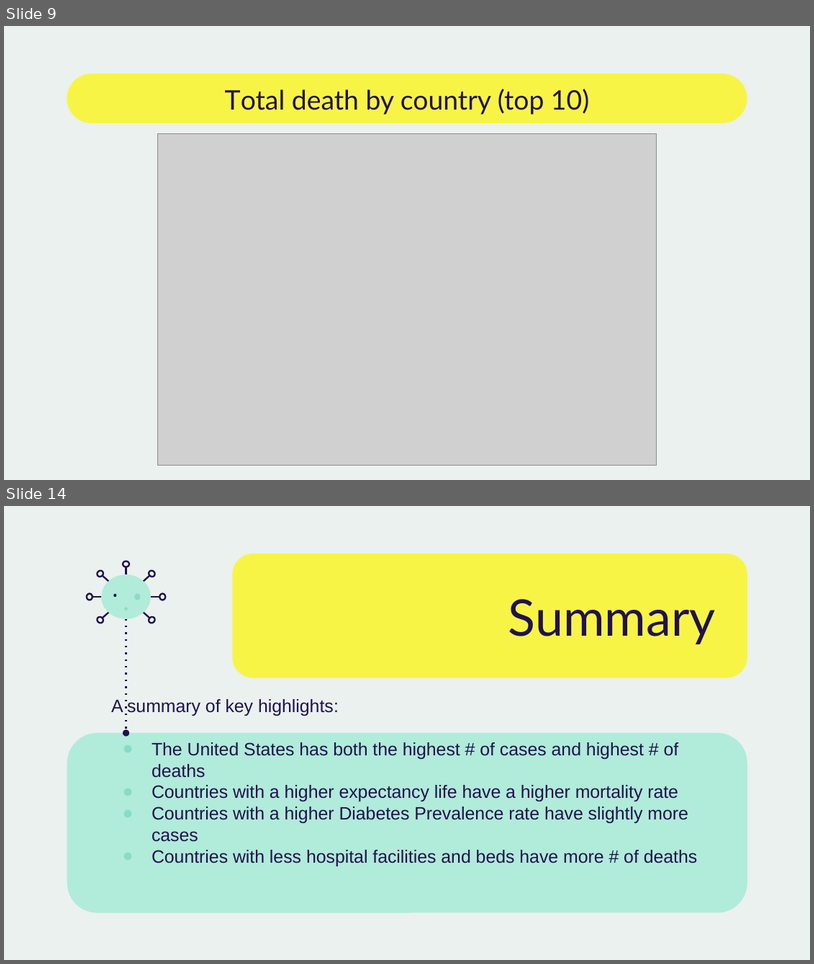
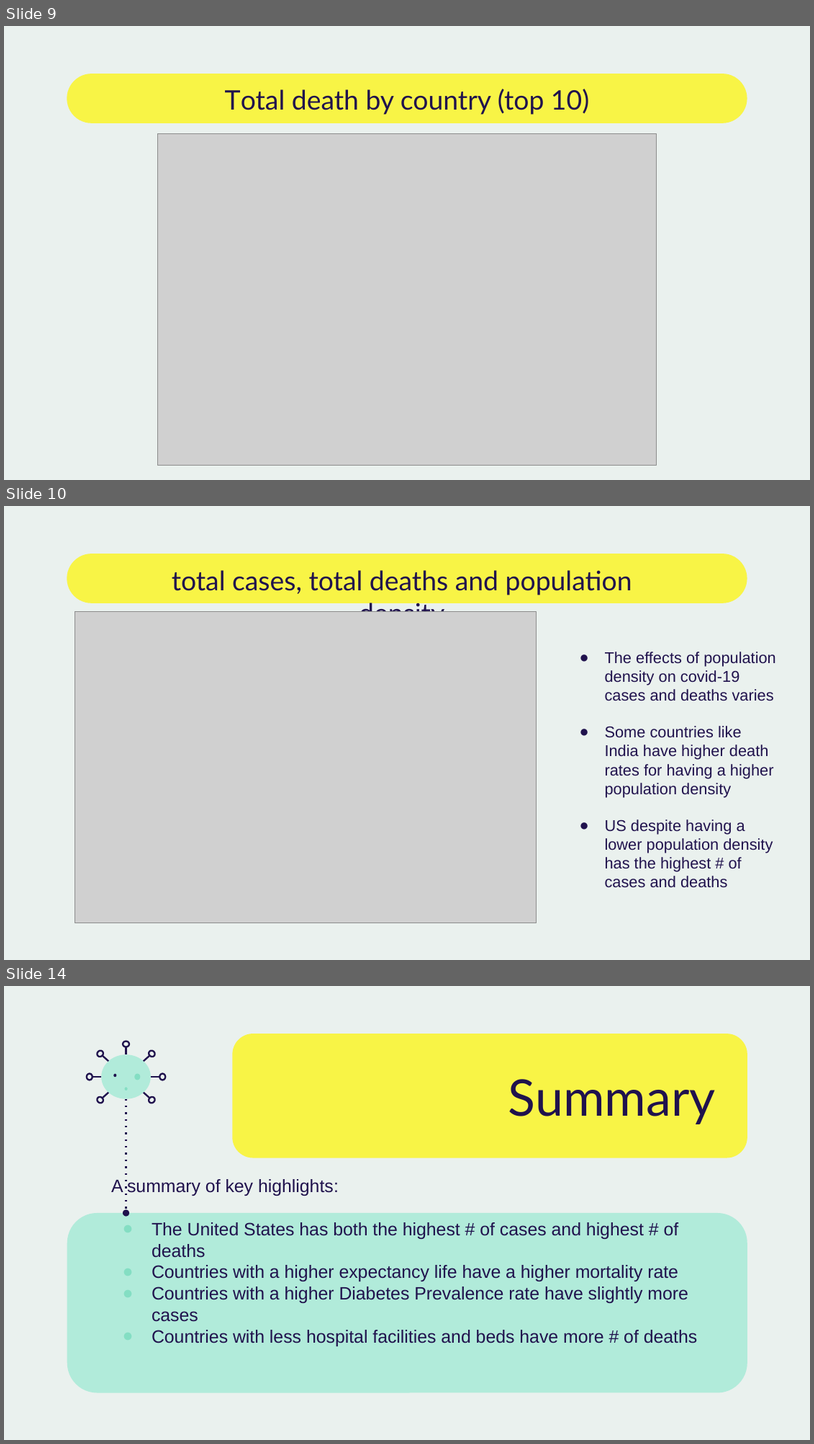
Before and after one commit to jjjdewan/ucb-data-visualization-msgrp-project1-covid-19, a slide deck: presentation_covid19.pptx. Shown one above the other, each under a label of ours: slides 9 and 14 before the commit, slides 9, 10 and 14 after it; the slides between them are not shown. The pictures are 814x964 and 814x1444 pixels, drawn with LibreOffice and Linux fonts; fonts in the diff are those of the drawing; grey boxes stand for pictures. Boxes give left, top, right and bottom in pixels: in the first picture for what was removed or moved away, otherwise in the second. Text is boxed around its words. In the diff, an @@ line names an element or a change of style, - is before the commit and + after.

```diff
--- a/presentation_covid19.pptx
+++ b/presentation_covid19.pptx
@@ slide 10 added at <box>4,506,810,960</box>, background #EAF1EE; not listed: 1 template element that a slide beside it also shows @@
@@ title added at <box>172,570,633,612</box>, 24 pt, text #20124D @@
+total cases, total deaths and population density
@@ picture added at <box>75,612,536,923</box> @@
@@ text added at <box>605,651,777,888</box>, 14 pt, text #20124D @@
+● The effects of population density on covid-19 cases and deaths varies
+● Some countries like India have higher death rates for having a higher population density
+● US despite having a lower population density has the highest # of cases and deaths
```
Also in this commit, not shown: 6 slides changed, 1 slide removed, 1 other file.
